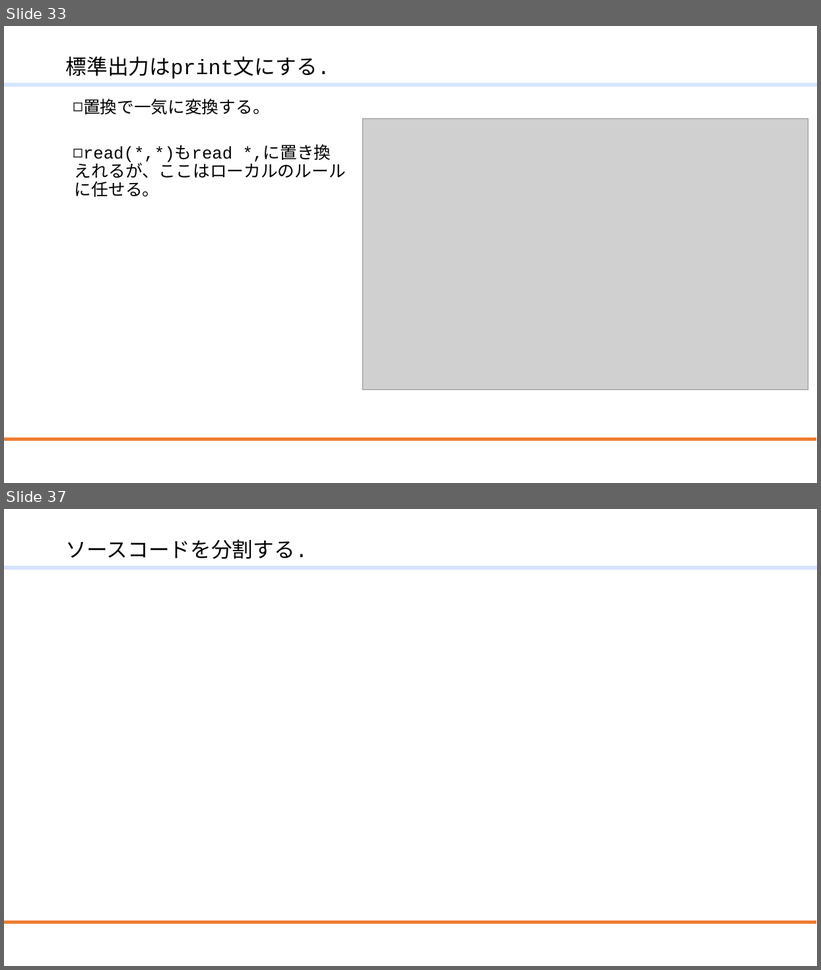
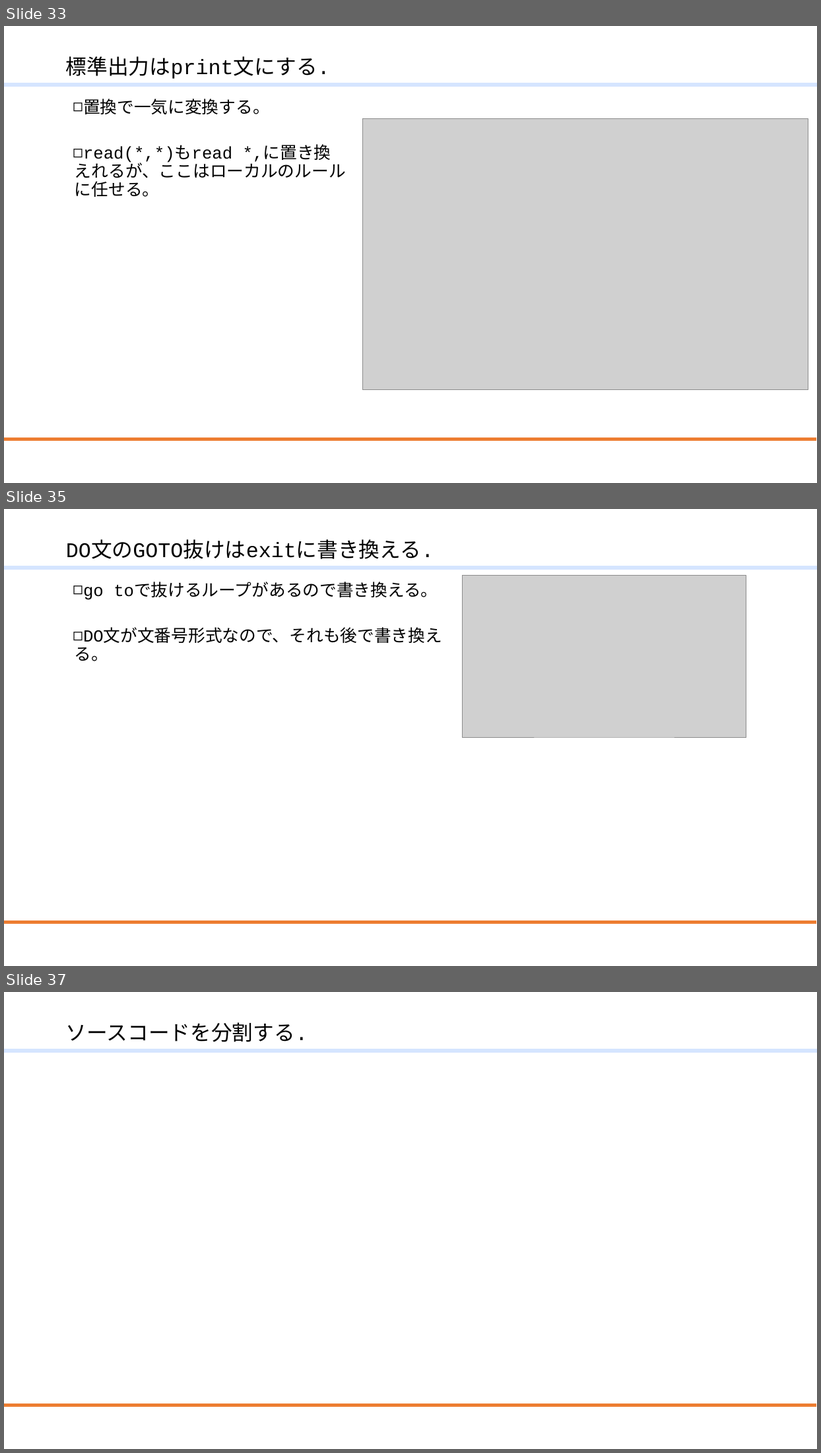
Before and after one commit to mmer547/ModernFortranLocalUserGroup, a slide deck: ModernFortran.f10/20210724_リファクタリング.pptx. Shown one above the other, each under a label of ours: slides 33 and 37 before the commit, slides 33, 35 and 37 after it; the slides between them are not shown. The pictures are 821x970 and 821x1453 pixels, drawn with LibreOffice and Linux fonts; fonts in the diff are those of the drawing; grey boxes stand for pictures; background and template pictures are left out. Boxes give left, top, right and bottom in pixels: in the first picture for what was removed or moved away, otherwise in the second. Text is boxed around its words. In the diff, an @@ line names an element or a change of style, - is before the commit and + after.

```diff
--- a/ModernFortran.f10/20210724_リファクタリング.pptx
+++ b/ModernFortran.f10/20210724_リファクタリング.pptx
@@ slide 35 added at box(4, 509, 817, 966), background #FFFFFF; not listed: 2 template elements that a slide beside it also shows @@
@@ title added at box(66, 542, 434, 559), 24.8 pt, text #000000 @@
+DO文のGOTO抜けはexitに書き換える.
@@ text added at box(75, 584, 442, 661), 20 pt, text #000000 @@
+◻ go toで抜けるループがあるので書き換える。
+◻ DO文が文番号形式なので、それも後で書き換える。
@@ picture added at box(463, 576, 746, 738) @@
```
Also in this commit, not shown: 3 slides changed, 1 slide removed, 1 other file.
